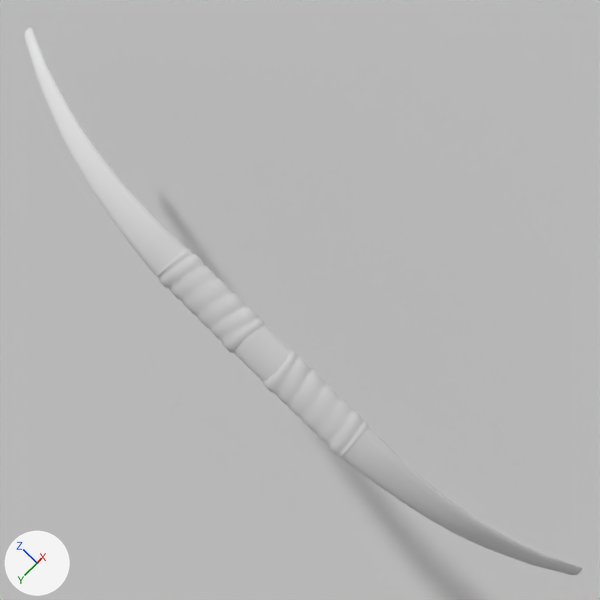
One commit to the Blender file BlendFiles/Bow.blend: the scene before it, then after it.
Before and after are seen from the file's camera 'Camera'. Every picture has the same lights, and +X, +Y and +Z are marked at lower left.
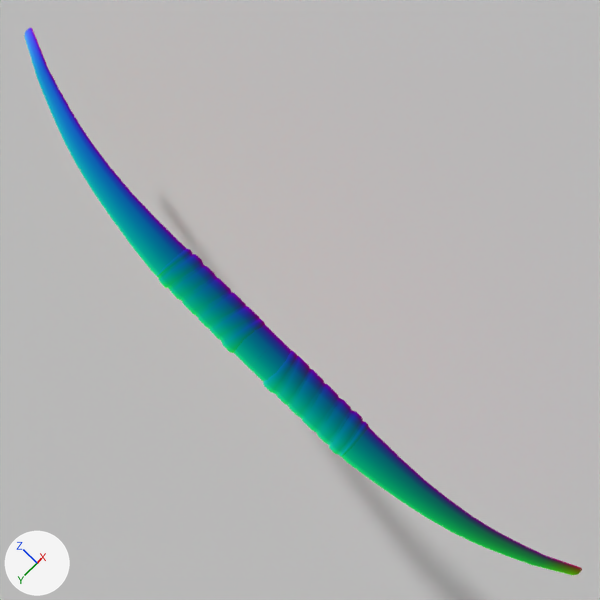
Location of each change, [x1, y1, x2, y2] in pixels of the pictures (600 x 600 px):
'Cube', surface changed
    both: [24, 28, 582, 575]

Edits to the bpy script that builds the scene:
```text
Add img_normal:
    img_normal = load_image('normal', '_unpacked/Bow_n.png', 1024, 1024, 'sRGB')
Change mat_material:
    remove n0 = _N.new('ShaderNodeOutputMaterial'); n0.name = 'Material Output.001'
    remove n1 = _N.new('ShaderNodeBsdfDiffuse'); n1.name = 'Diffuse BSDF'
    remove _L.new(n1.outputs[0], n0.inputs[0])  # 'BSDF' to 'Surface'
    add n2 = _N.new('ShaderNodeOutputMaterial'); n2.name = 'Material Output'
    add n3 = _N.new('ShaderNodeTexImage'); n3.name = 'Image Texture'
    add n3.image = img_normal
    add _L.new(n3.outputs[0], n2.inputs[0])  # 'Color' to 'Surface'
```
